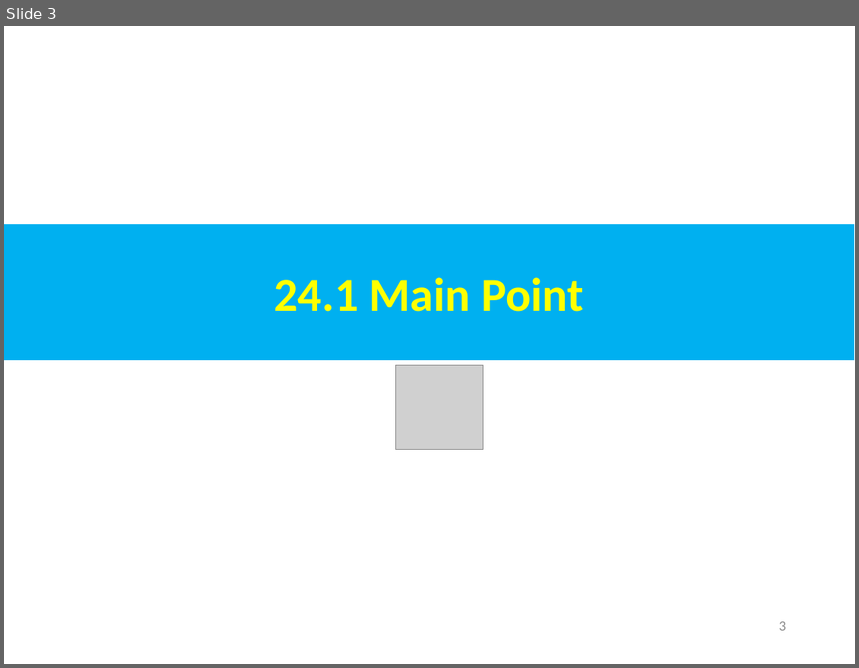
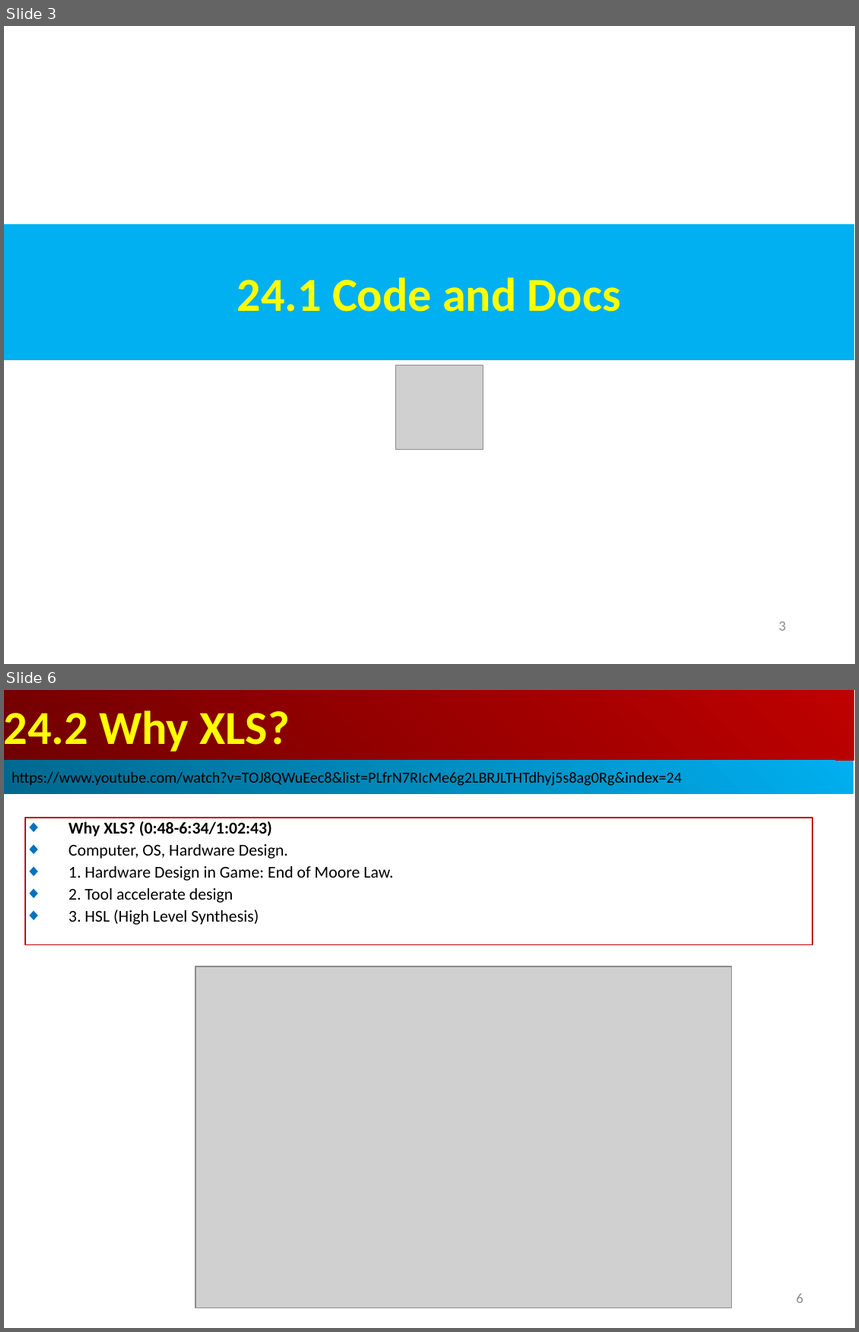
Before and after one commit to peterhchen/AIU_CS800_Chisel, a slide deck: 500_UCSC_HWD/024_XLS_GPU/000_Video/024.XLS_GPU.ppt. Shown one above the other, each under a label of ours: slide 3 before the commit, slides 3 and 6 after it; the slides between them are not shown. The pictures are 859x668 and 859x1332 pixels, drawn with LibreOffice and Linux fonts; fonts in the diff are those of the drawing; grey boxes stand for pictures. Boxes give left, top, right and bottom in pixels: in the first picture for what was removed or moved away, otherwise in the second. Text is boxed around its words. In the diff, an @@ line names an element or a change of style, - is before the commit and + after.

```diff
--- a/500_UCSC_HWD/024_XLS_GPU/000_Video/024.XLS_GPU.ppt
+++ b/500_UCSC_HWD/024_XLS_GPU/000_Video/024.XLS_GPU.ppt
@@ slide 6 added at [4, 690, 855, 1328], background #FFFFFF @@
@@ rectangle added at [4, 690, 854, 761], fill gradient #BF0000 to #710000, 40 pt, text #FFFF00, bold @@
+24.2 Why XLS?
@@ rectangle added at [4, 761, 854, 794], fill gradient #00AFEF to #00688E, 13 pt, text #000000 @@
+https://www.youtube.com/watch?v=TOJ8QWuEec8&list=PLfrN7RIcMe6g2LBRJLTHTdhyj5s8ag0Rg&index=24
@@ rectangle added at [25, 818, 813, 945], outline #C00000 0.74 pt, 14 pt, text #000000 @@
+◆ Why XLS? (0:48-6:34/1:02:43)
+◆ Computer, OS, Hardware Design.
+◆ 1. Hardware Design in Game: End of Moore Law.
+◆ 2. Tool accelerate design
+◆ 3. HSL (High Level Synthesis)
@@ picture added at [196, 967, 732, 1309] @@
@@ page number added at [797, 1293, 804, 1303], 12 pt, text #8B8B8B @@
+6
@@ slide 3 changed as well @@
@@ text in rectangle at [237, 278, 620, 312]: text changed @@
-24.1 Main Point
+24.1 Code and Docs
```
Also in this commit, not shown: 9 other slides added, 2 slides removed.
